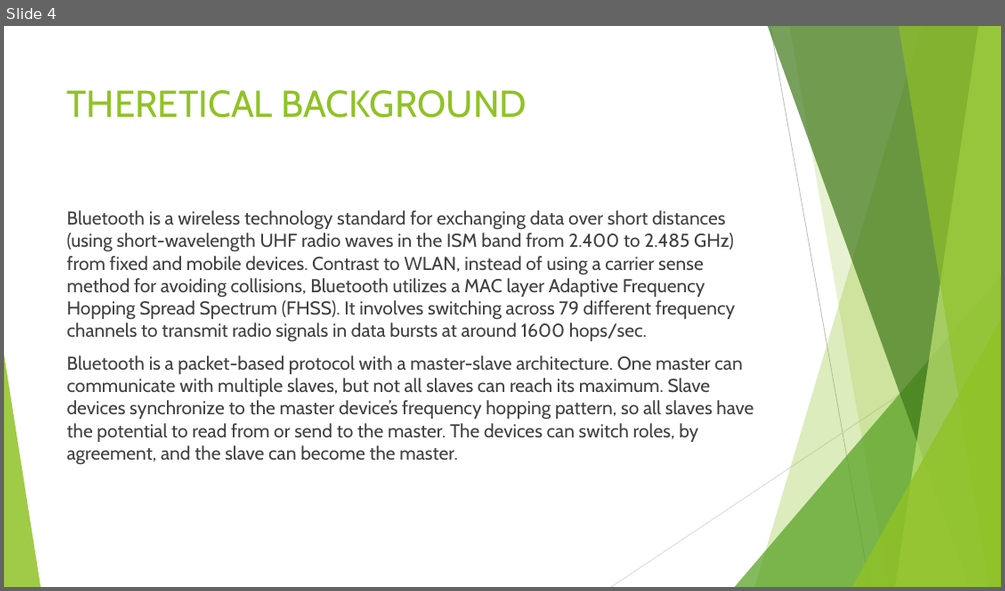
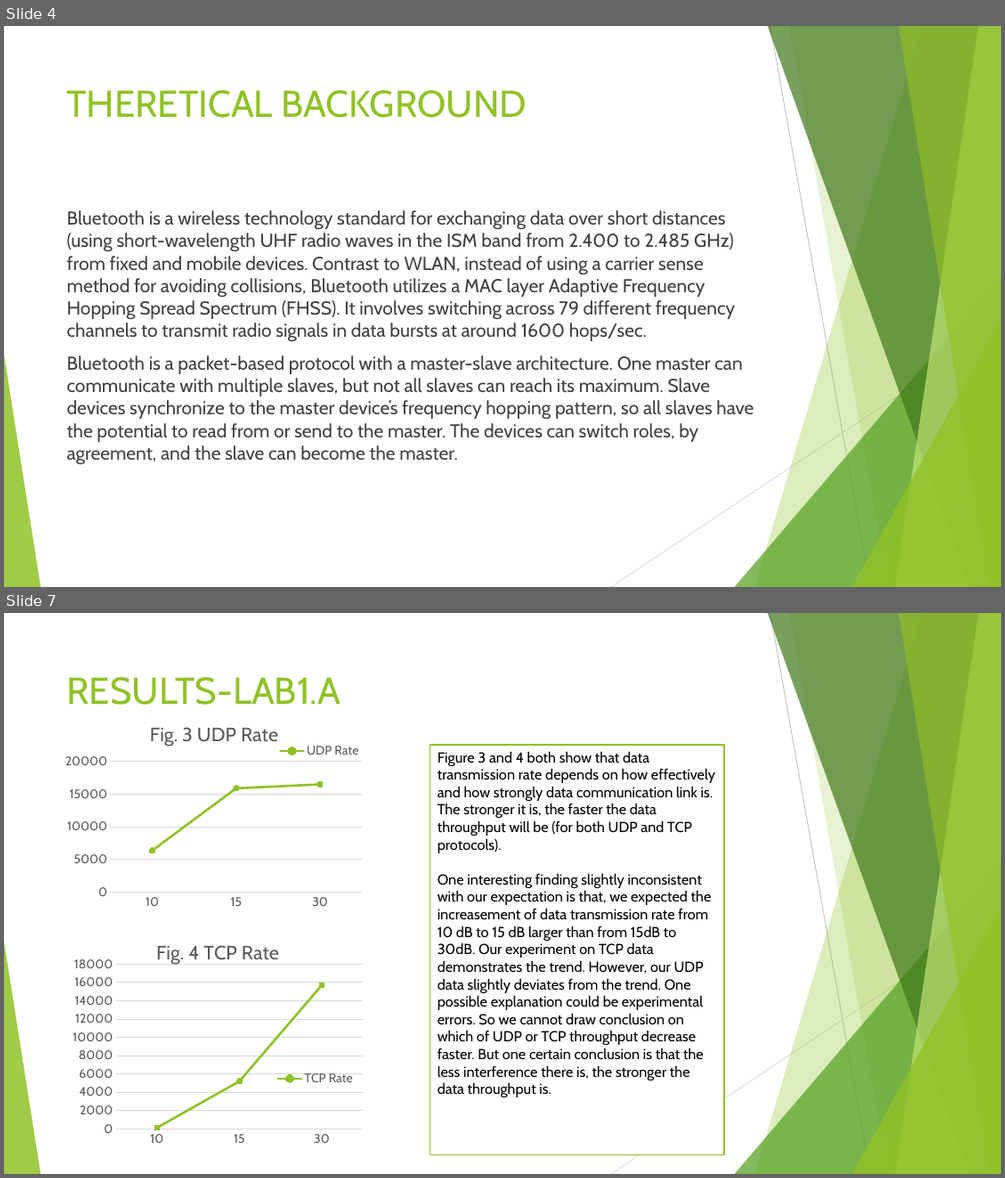
Before and after one commit to JenniferXYZ/cs-117, a slide deck: LAB REPORT.pptx. Shown one above the other, each under a label of ours: slide 4 before the commit, slides 4 and 7 after it; the slides between them are not shown. The pictures are 1005x591 and 1005x1178 pixels, drawn with LibreOffice and Linux fonts; fonts in the diff are those of the drawing. Boxes give left, top, right and bottom in pixels: in the first picture for what was removed or moved away, otherwise in the second. Text is boxed around its words. In the diff, an @@ line names an element or a change of style, - is before the commit and + after.

```diff
--- a/LAB REPORT.pptx
+++ b/LAB REPORT.pptx
@@ slide 7 added at <box>4,613,1001,1174</box>, background #FFFFFF; not listed: 10 template elements that a slide beside it also shows @@
@@ title added at <box>67,677,341,705</box>, 36 pt, text #90C226 @@
+RESULTS-LAB1.A
@@ line chart added at <box>59,707,376,913</box> @@
+title "Fig. 3 UDP Rate "
+categories: 10, 15, 30
+UDP Rate: 6400, 15900, 16500
@@ rectangle added at <box>430,745,725,1155</box>, fill #FFFFFF, outline #90C226 1.5 pt, 14 pt, text #000000 @@
+Figure 3 and 4 both show that data transmission rate depends on how effectively and how strongly data communication link is. The stronger it is, the faster the data throughput will be (for both UDP and TCP protocols).
+One interesting finding slightly inconsistent with our expectation is that, we expected the increasement of data transmission rate from 10 dB to 15 dB larger than from 15dB to 30dB. Our experiment on TCP data demonstrates the trend. However, our UDP data slightly deviates from the trend. One possible explanation could be experimental errors. So we cannot draw conclusion on which of UDP or TCP throughput decrease faster. But one certain conclusion is that the less interference there is, the stronger the data throughput is.
@@ line chart added at <box>63,926,372,1174</box> @@
+title "Fig. 4 TCP Rate "
+categories: 10, 15, 30
+TCP Rate: 100, 5200, 15700
```
Also in this commit, not shown: 1 slide changed, 6 other slides added, 1 slide removed.
